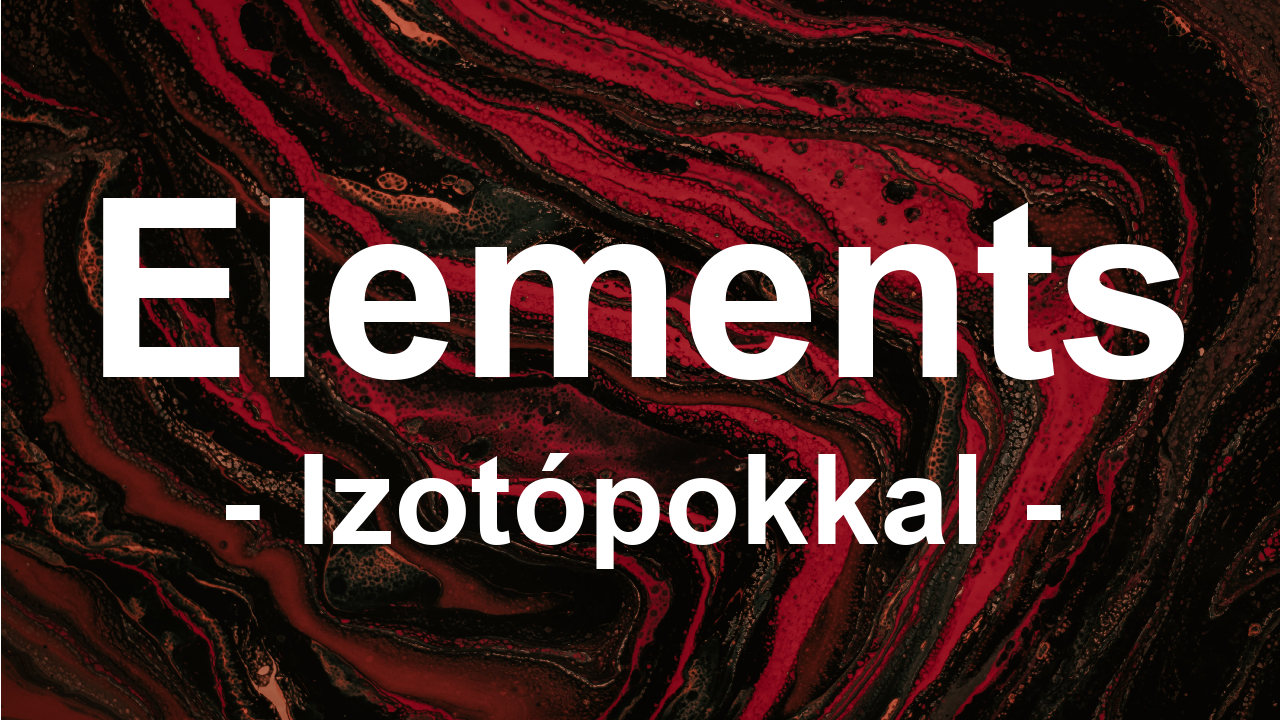
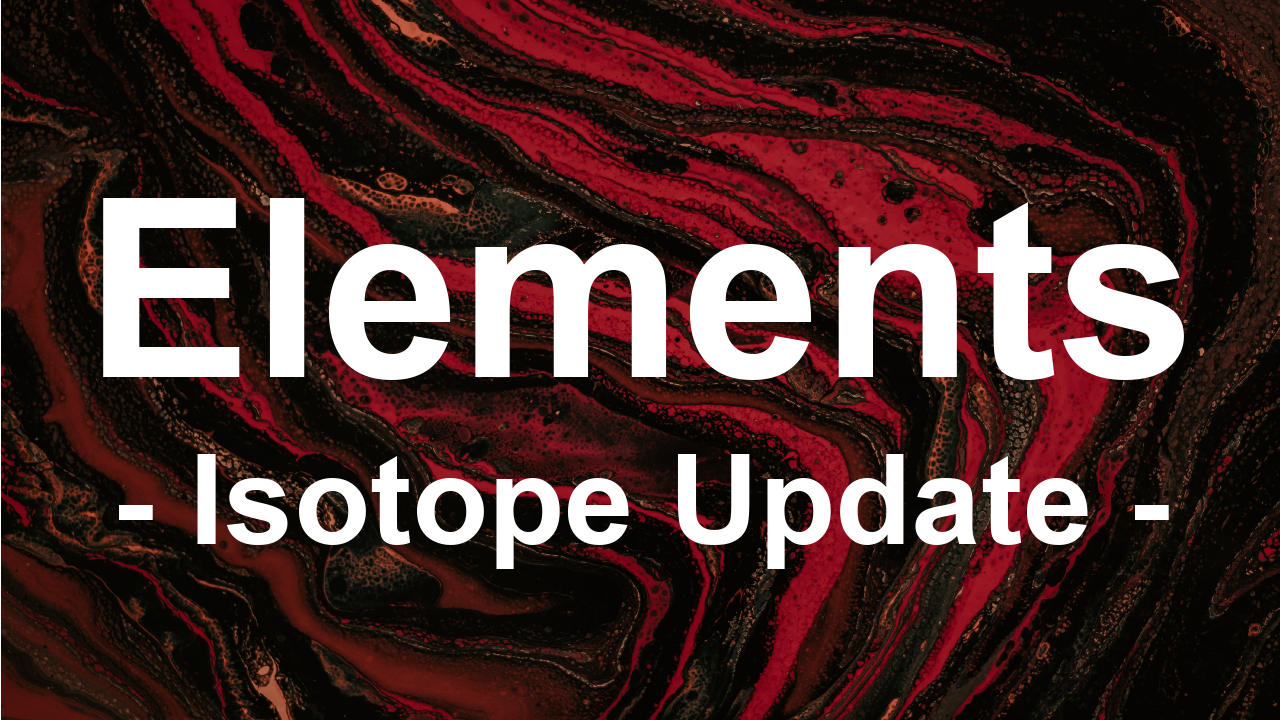
Two versions of the same layered image (1280×720). Layer-by-layer changes:
painted on "Elements ..." over <box>119,453,1169,569</box>
